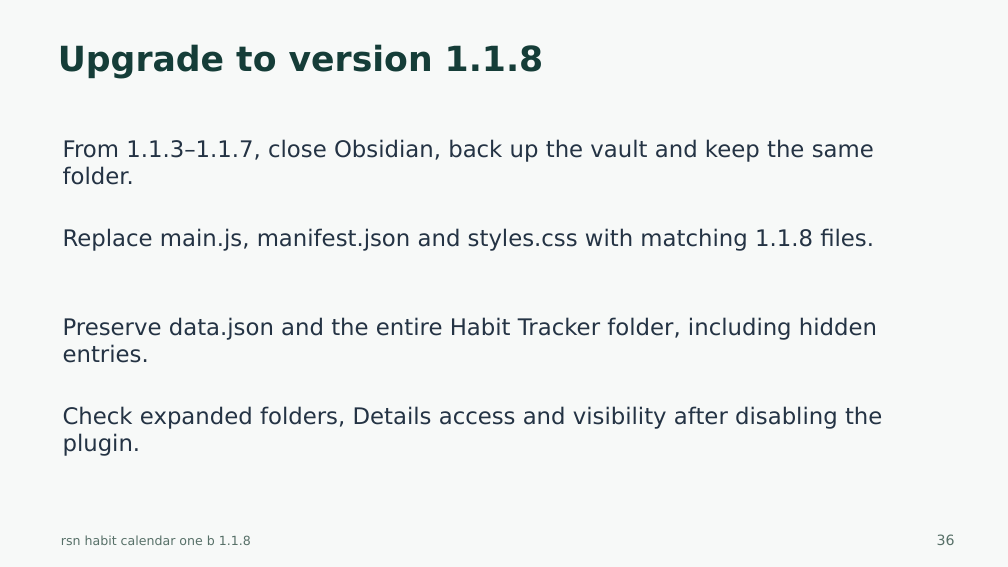
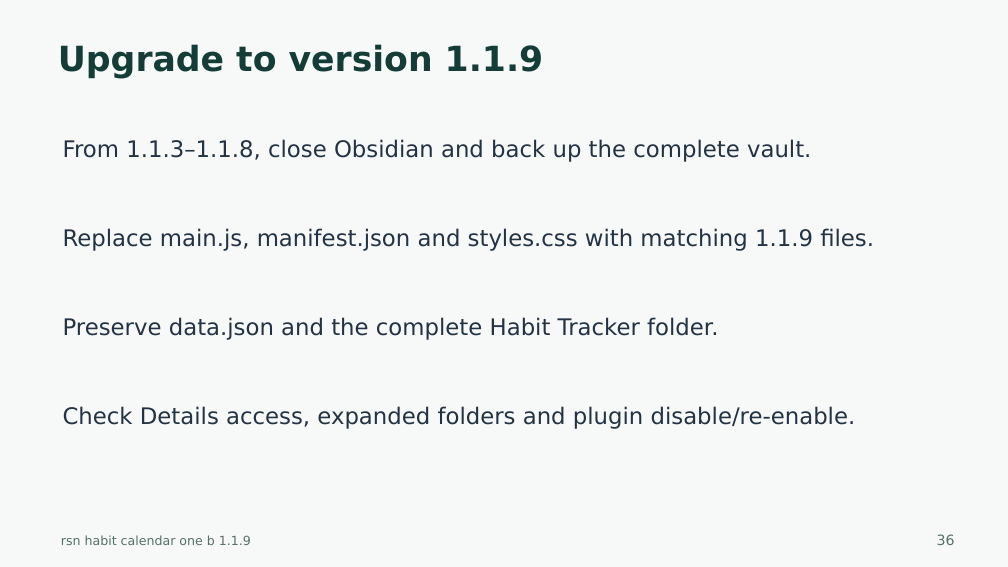
Before and after one commit to harharhari/rsn-habit-tracker-obsidian-plugin, a slide deck: slide 36 of docs/rsn-habit-calendar-one-b-tutorial.pptx. Drawn at 1008x567 pixels with LibreOffice and Linux fonts; fonts in the diff are those of the drawing. Boxes give left, top, right and bottom in pixels: in the first picture for what was removed or moved away, otherwise in the second. Text is boxed around its words. In the diff, an @@ line names an element or a change of style, - is before the commit and + after.

Commit message:
1. Handling of CSS Lint warning 2. Habit Tracker Obsidian version 1.1.9 3. as on 2026-10-27

```diff
--- a/docs/rsn-habit-calendar-one-b-tutorial.pptx
+++ b/docs/rsn-habit-calendar-one-b-tutorial.pptx
@@ text at (58,44,544,78): text changed @@
-Upgrade to version 1.1.8
+Upgrade to version 1.1.9
@@ text at (63,139,811,162): text changed @@
-From 1.1.3–1.1.7, close Obsidian, back up the vault and keep the same folder.
+From 1.1.3–1.1.8, close Obsidian and back up the complete vault.
@@ text at (63,228,874,251): text changed @@
-Replace main.js, manifest.json and styles.css with matching 1.1.8 files.
+Replace main.js, manifest.json and styles.css with matching 1.1.9 files.
@@ text at (63,317,718,340): text changed @@
-Preserve data.json and the entire Habit Tracker folder, including hidden entries.
+Preserve data.json and the complete Habit Tracker folder.
@@ text at (63,406,856,429): text changed @@
-Check expanded folders, Details access and visibility after disabling the plugin.
+Check Details access, expanded folders and plugin disable/re-enable.
```
Also in this commit, not shown: 44 other slides changed, 34 other files.
